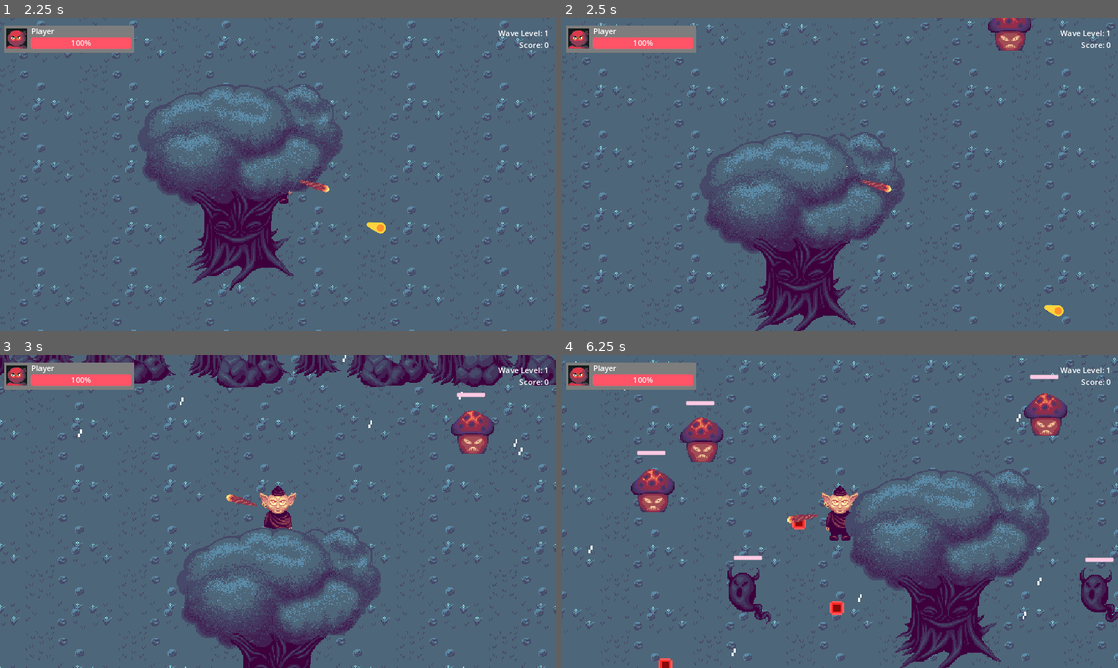
Above: before the commit, frames 1-4 (two rows, left to right).
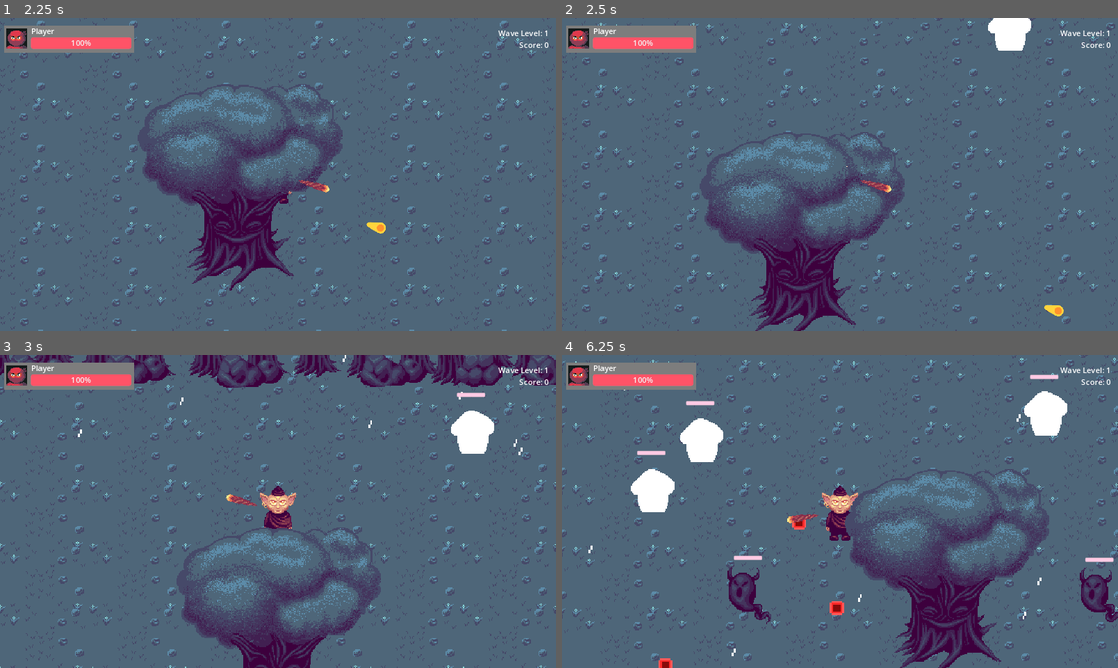
Above: after the commit, the same moments.

Repository: shafiq1rwan/sacred-guardian
Game: Godot game, scene res://games/main_menu.tscn
Same seed, same stepped clock (60 frames per second), same inputs: the game is played once before the commit and once after it. Sound files missing from this copy of the repository are replaced by a short silence.
Inputs (mouse positions are in pixels of both pictures, inside the frame that each line leads up to):
- Up to frame 1 (2.25 s): click "Start" at 0.5 s; tap Enter at 1.25 s; move the mouse to (250, 237) at 1.27 s; hold Right mouse button (melee) 1.28-2.03 s; hold W (up) from 1.28 s (still down); move the mouse to (444, 221) at 2.02 s; click (444, 221) at 2.1 s
- Up to frame 2 (2.5 s): keep holding W (up)
- Up to frame 3 (3 s): move the mouse to (111, 464) at 2.77 s; release W (up) at 2.78 s; hold A (left) from 2.78 s (still down); hold Right mouse button (melee) from 2.78 s (still down)
- Up to frame 4 (6.25 s): move the mouse to (867, 511) at 3.52 s; release Right mouse button (melee) at 3.53 s; click (867, 511) at 3.6 s; move the mouse to (756, 433) at 4.27 s; release A (left) at 4.28 s; hold S (down) 4.28-5.03 s; hold Right mouse button (melee) 4.28-5.03 s; move the mouse to (962, 495) at 5.02 s; hold D (right) 5.03-5.78 s; click (962, 495) at 5.1 s; move the mouse to (728, 527) at 5.77 s; hold W (up) from 5.78 s (still down); hold Right mouse button (melee) from 5.78 s (still down)

Frame 1 is identical in both runs. In frame 2, 0.6% of the frame differs, in the area x 76-85%, y 0-11%; in frame 3, 0.8%; in frame 4, 2.4%, in the area x 12-91%, y 11-51%.

Commit message:
Add shader when hit enemy

Diff:
--- a/games/angry_shrom.gd
+++ b/games/angry_shrom.gd
@@ -44,6 +44,7 @@
 func take_damage():
 	HP -= 1
 	$MobHP.value = HP
+	$HurtPlayer.play("hurt")
 
 	if(HP == 0):
 		$DeathSFX.play()
--- /dev/null
+++ b/games/angry_shrom.gdshader
@@ -0,0 +1,12 @@
+shader_type canvas_item;
+
+uniform bool active;
+uniform vec3 flash_color : source_color = vec3(1.0);
+
+void fragment(){
+	vec4 t = texture(TEXTURE, UV);
+	if (active == true) {
+		COLOR = vec4(flash_color, t.a);
+	}
+
+}
--- a/games/angry_shrom.tscn
+++ b/games/angry_shrom.tscn
@@ -1,8 +1,14 @@
-[gd_scene load_steps=11 format=3 uid="uid://cq8meund5si8l"]
+[gd_scene load_steps=17 format=3 uid="uid://cq8meund5si8l"]
 
 [ext_resource type="Script" path="res://games/angry_shrom.gd" id="1_1td8s"]
 [ext_resource type="Texture2D" uid="uid://buu3n4ot1rw5w" path="res://assets/character/mushroom.png" id="1_k58yp"]
+[ext_resource type="Shader" path="res://games/angry_shrom.gdshader" id="2_a48ie"]
 [ext_resource type="AudioStream" uid="uid://m7tnney8dr5h" path="res://assets/sfx/DyingSounds.wav" id="3_uvolq"]
+
+[sub_resource type="ShaderMaterial" id="ShaderMaterial_3vlhl"]
+shader = ExtResource("2_a48ie")
+shader_parameter/active = true
+shader_parameter/flash_color = Color(1, 1, 1, 1)
 
 [sub_resource type="AtlasTexture" id="AtlasTexture_tiywr"]
 atlas = ExtResource("1_k58yp")
@@ -15,6 +21,10 @@
 [sub_resource type="AtlasTexture" id="AtlasTexture_syvvu"]
 atlas = ExtResource("1_k58yp")
 region = Rect2(90, 0, 45, 46)
+
+[sub_resource type="AtlasTexture" id="AtlasTexture_kl48t"]
+atlas = ExtResource("1_k58yp")
+region = Rect2(0, 0, 45, 46)
 
 [sub_resource type="SpriteFrames" id="SpriteFrames_xmjec"]
 animations = [{
@@ -31,6 +41,14 @@
 "loop": true,
 "name": &"default",
 "speed": 7.0
+}, {
+"frames": [{
+"duration": 1.0,
+"texture": SubResource("AtlasTexture_kl48t")
+}],
+"loop": true,
+"name": &"hurt",
+"speed": 5.0
 }]
 
 [sub_resource type="CircleShape2D" id="CircleShape2D_gjdry"]
@@ -49,14 +67,77 @@
 corner_radius_bottom_right = 1
 corner_radius_bottom_left = 1
 
+[sub_resource type="Animation" id="Animation_yk22n"]
+resource_name = "hurt"
+length = 0.5
+tracks/0/type = "value"
+tracks/0/imported = false
+tracks/0/enabled = true
+tracks/0/path = NodePath("HurtPlayer:root_node")
+tracks/0/interp = 1
+tracks/0/loop_wrap = true
+tracks/0/keys = {
+"times": PackedFloat32Array(0),
+"transitions": PackedFloat32Array(1),
+"update": 1,
+"values": [NodePath("..")]
+}
+tracks/1/type = "value"
+tracks/1/imported = false
+tracks/1/enabled = true
+tracks/1/path = NodePath("AnimatedSprite2D:material:shader_parameter/active")
+tracks/1/interp = 1
+tracks/1/loop_wrap = true
+tracks/1/keys = {
+"times": PackedFloat32Array(0.166667, 0.4),
+"transitions": PackedFloat32Array(1, 1),
+"update": 1,
+"values": [true, false]
+}
+
+[sub_resource type="Animation" id="Animation_1iuvb"]
+length = 0.001
+tracks/0/type = "value"
+tracks/0/imported = false
+tracks/0/enabled = true
+tracks/0/path = NodePath("HurtPlayer:root_node")
+tracks/0/interp = 1
+tracks/0/loop_wrap = true
+tracks/0/keys = {
+"times": PackedFloat32Array(0),
+"transitions": PackedFloat32Array(1),
+"update": 1,
+"values": [NodePath("..")]
+}
+tracks/1/type = "value"
+tracks/1/imported = false
+tracks/1/enabled = true
+tracks/1/path = NodePath("AnimatedSprite2D:material:shader_parameter/active")
+tracks/1/interp = 1
+tracks/1/loop_wrap = true
+tracks/1/keys = {
+"times": PackedFloat32Array(0),
+"transitions": PackedFloat32Array(1),
+"update": 1,
+"values": [true]
+}
+
+[sub_resource type="AnimationLibrary" id="AnimationLibrary_81pp7"]
+_data = {
+"RESET": SubResource("Animation_1iuvb"),
+"hurt": SubResource("Animation_yk22n")
+}
+
 [node name="AngryShrom" type="CharacterBody2D"]
 platform_floor_layers = 0
 script = ExtResource("1_1td8s")
 
 [node name="AnimatedSprite2D" type="AnimatedSprite2D" parent="."]
+material = SubResource("ShaderMaterial_3vlhl")
 sprite_frames = SubResource("SpriteFrames_xmjec")
+animation = &"hurt"
 autoplay = "default"
-frame_progress = 0.628246
+frame_progress = 0.878491
 
 [node name="CollisionShape2D" type="CollisionShape2D" parent="."]
 position = Vector2(0, 8)
@@ -75,4 +156,9 @@
 max_value = 5.0
 show_percentage = false
 
+[node name="HurtPlayer" type="AnimationPlayer" parent="."]
+libraries = {
+"": SubResource("AnimationLibrary_81pp7")
+}
+
 [connection signal="finished" from="DeathSFX" to="." method="_on_death_sfx_finished"]
